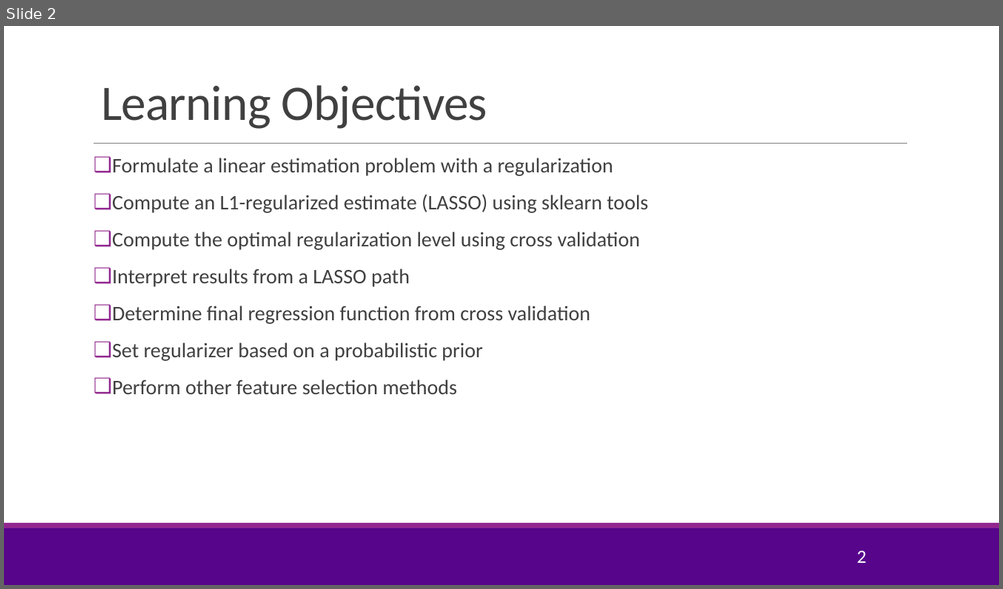
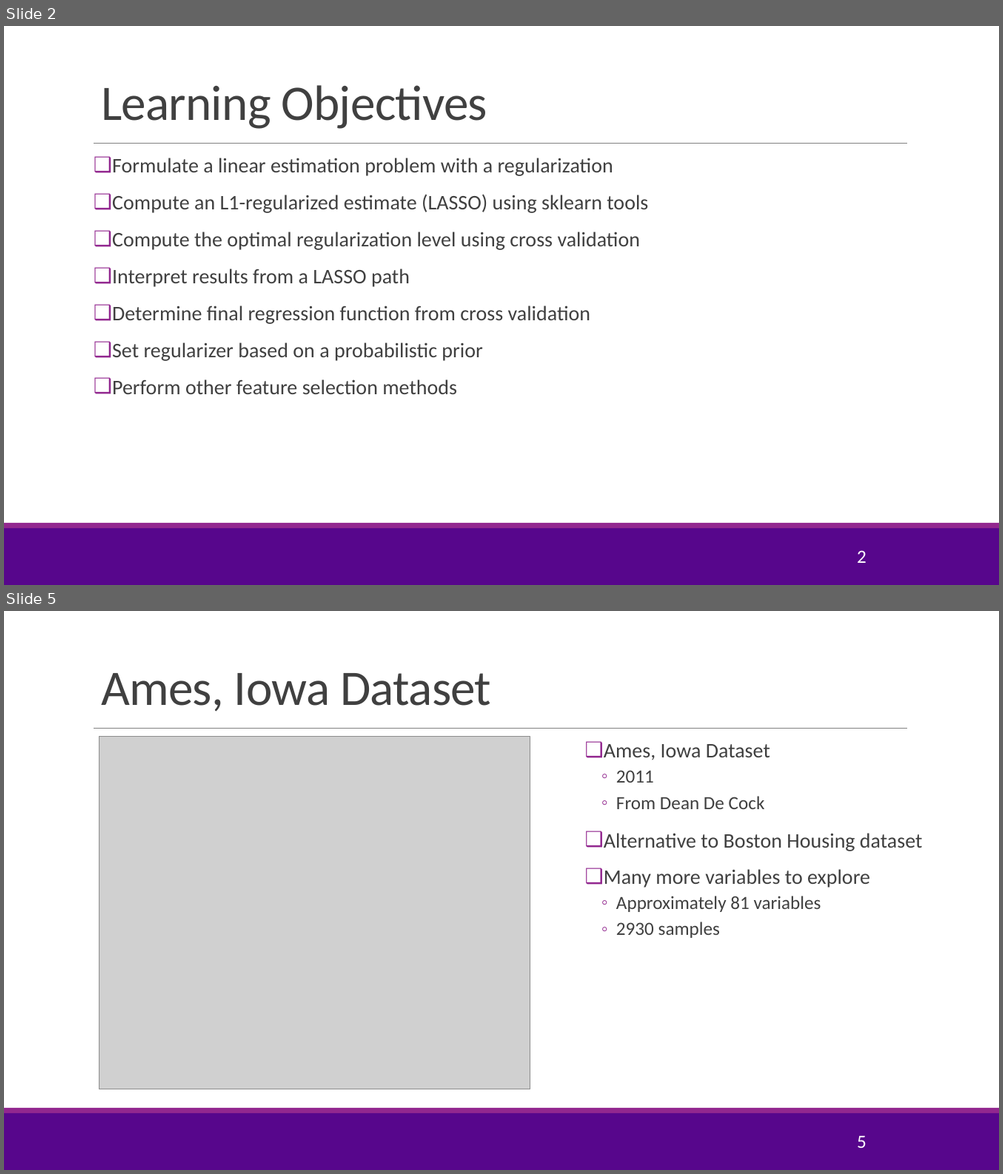
Before and after one commit to sdrangan/introml, a slide deck: lectures/Lect05_Lasso.pptx. Shown one above the other, each under a label of ours: slide 2 before the commit, slides 2 and 5 after it; the slides between them are not shown. The pictures are 1003x589 and 1003x1174 pixels, drawn with LibreOffice and Linux fonts; fonts in the diff are those of the drawing; grey boxes stand for pictures; background and template pictures are left out. Boxes give left, top, right and bottom in pixels: in the first picture for what was removed or moved away, otherwise in the second. Text is boxed around its words. In the diff, an @@ line names an element or a change of style, - is before the commit and + after.

```diff
--- a/lectures/Lect05_Lasso.pptx
+++ b/lectures/Lect05_Lasso.pptx
@@ slide 5 added at [4,611,999,1170], background #FFFFFF; not listed: 3 template elements that a slide beside it also shows @@
@@ title added at [101,673,491,712], 48 pt, text #404040 @@
+Ames, Iowa Dataset
@@ picture added at [99,736,530,1090] @@
@@ text added at [603,744,922,938], 20 pt, text #404040 @@
+❑ Ames, Iowa Dataset
+  ◦ 2011
+  ◦ From Dean De Cock
+❑ Alternative to Boston Housing dataset
+❑ Many more variables to explore
+  ◦ Approximately 81 variables
+  ◦ 2930 samples
@@ page number added at [856,1136,866,1148], 18 pt, text #FFFFFF @@
+5
```
Also in this commit, not shown: 4 slides changed, 11 other slides added, 4 slides removed, 4 other files.
